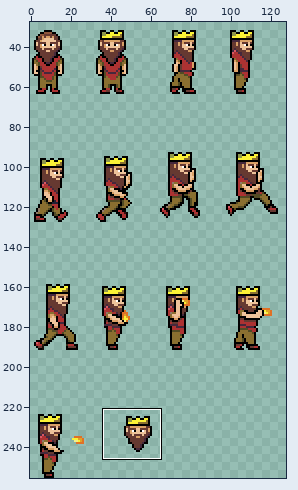
A sprite sheet gets an edit: Assets/Sprites/Characters/boss_spritesheet.png. The picture above shows the old version from afar; the outline marks the close-up.
Close-up. Before the edit:
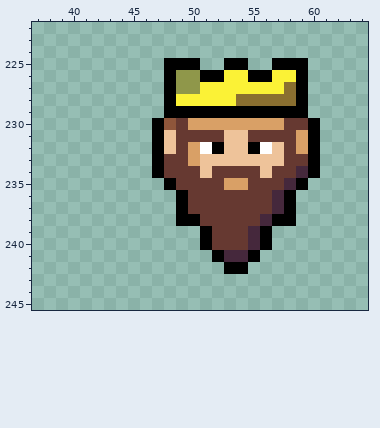
The file is 128x256 pixels. Pixels under 10% opacity are left out. Colours within 5 levels of each other are drawn and written as one. Shown: x 37..64, y 222..245. The wide view leaves out empty margins.
After the commit:
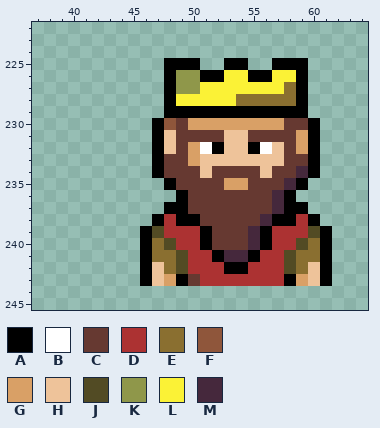
Palette (. is transparent): A #000000  B #ffffff  C #663931  D #ac3232  E #8a6f30  F #8f563b  G #d9a066  H #eec39a  J #524b24  K #8f974a  L #fbf236  M #45283c
Difference:
@@ x 37..64 @@
 236 ............ACCCCCCCMA......
-237 ............ACCCCCCCMA......
-238 ............AACCCCCMAA......
-239 ..............ACCCMA........
-240 ..............ACCCMA........
-241 ...............AMMA.........
-242 ................AA..........
-243 ............................
+237 ...........AACCCCCCCMAA.....
+238 ..........ADAACCCCCMAADA....
+239 .........AJDDDACCCMADDDJA...
+240 .........AEJDDACCCMADDJEA...
+241 .........AEEJDDAMMADDJEEA...
+242 .........AHEJDDDAADDDJEHA...
+243 .........AHGACDDDDDDDAGHA...
 244 ............................
Changed places in both close-ups, as pixel boxes (x1, y1, x2, y2):
added: (140, 202, 332, 286)
